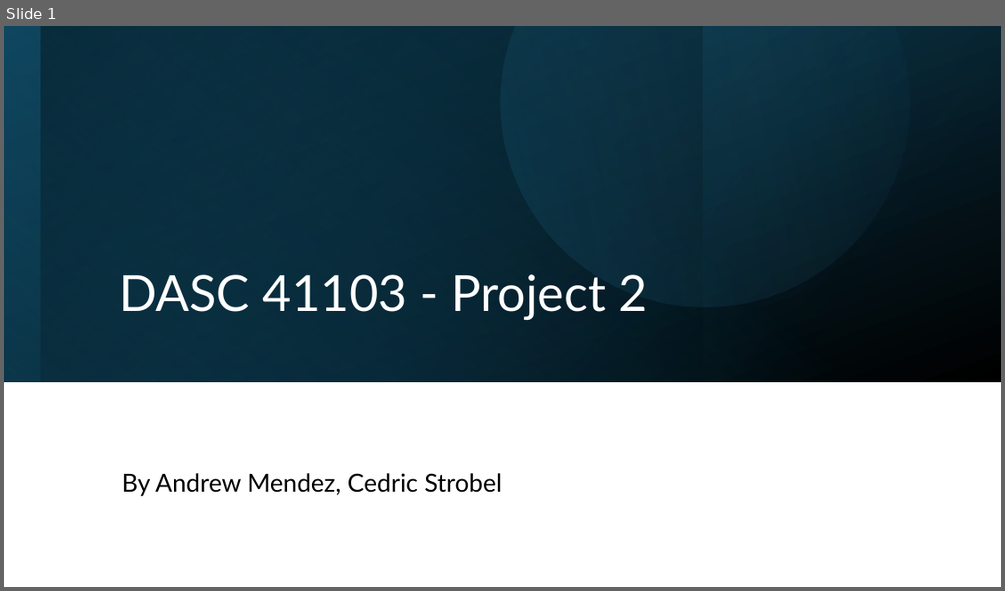
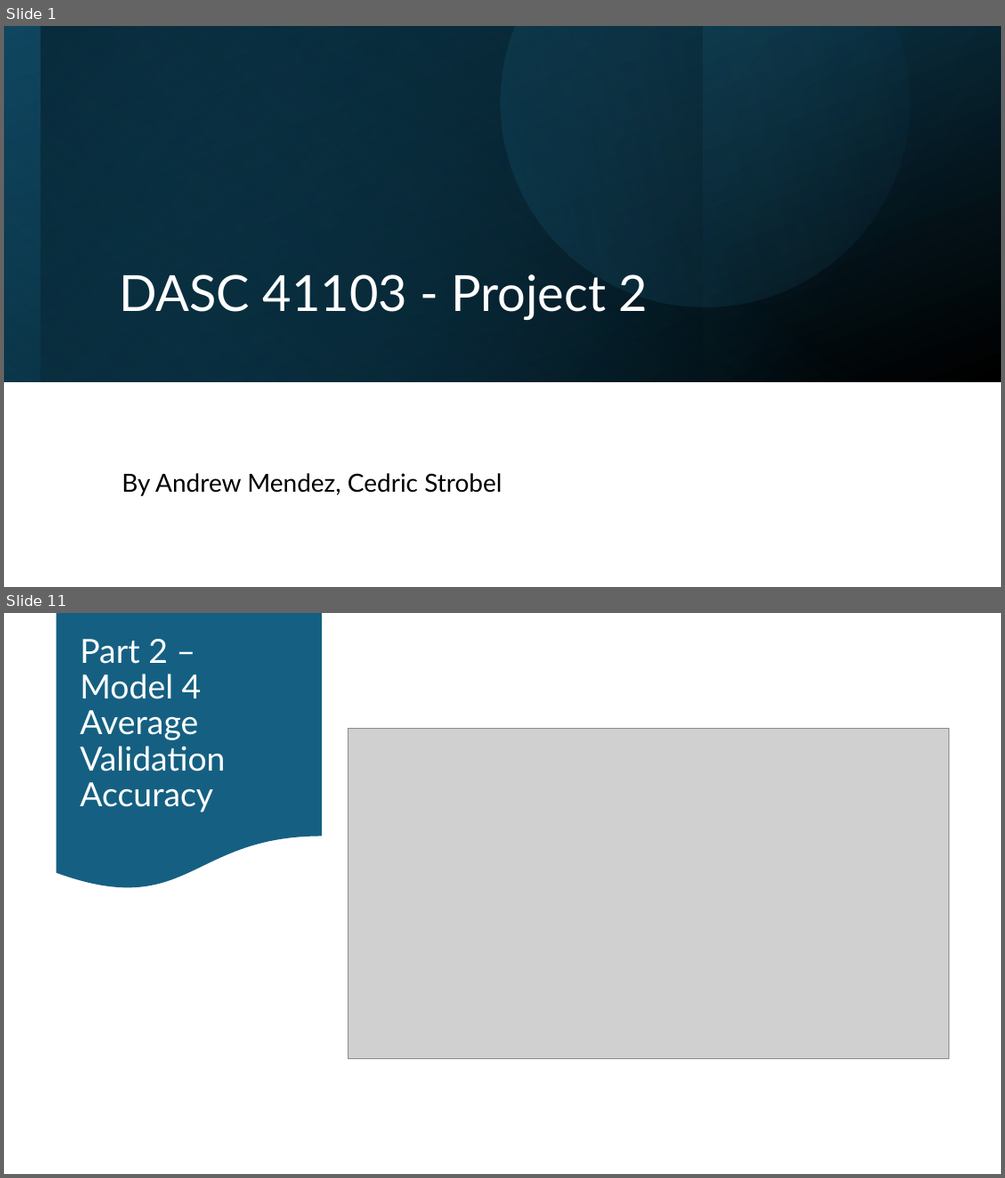
Before and after one commit to cedricstrobel/DASC_Project3, a slide deck: Project_3_Powerpoint.pptx. Shown one above the other, each under a label of ours: slide 1 before the commit, slides 1 and 11 after it; the slides between them are not shown. The pictures are 1005x591 and 1005x1178 pixels, drawn with LibreOffice and Linux fonts; fonts in the diff are those of the drawing; grey boxes stand for pictures. Boxes give left, top, right and bottom in pixels: in the first picture for what was removed or moved away, otherwise in the second. Text is boxed around its words. In the diff, an @@ line names an element or a change of style, - is before the commit and + after.

```diff
--- a/Project_3_Powerpoint.pptx
+++ b/Project_3_Powerpoint.pptx
@@ slide 11 added at bbox=[4, 613, 1001, 1174], background #FFFFFF @@
@@ flow chart document added at bbox=[57, 613, 322, 892], fill #156082 @@
@@ title added at bbox=[80, 639, 225, 812], 32 pt, text #FFFFFF @@
+Part 2 – Model 4 Average Validation Accuracy
@@ picture added at bbox=[348, 728, 949, 1059] @@
```
Also in this commit, not shown: 1 slide changed, 17 other slides added, 7 slides removed, 26 other files.
